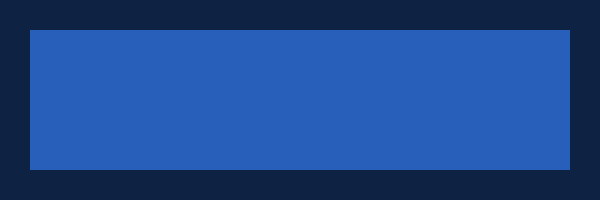
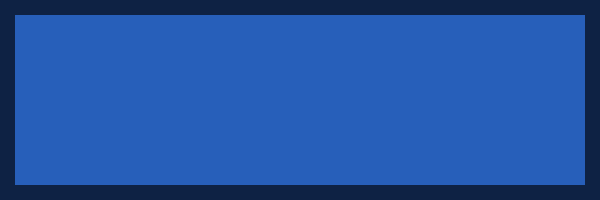
Revision of a layered w=600, h=200 image; what changed, layer by layer:
painted on "Border" over [15, 15, 585, 185]
